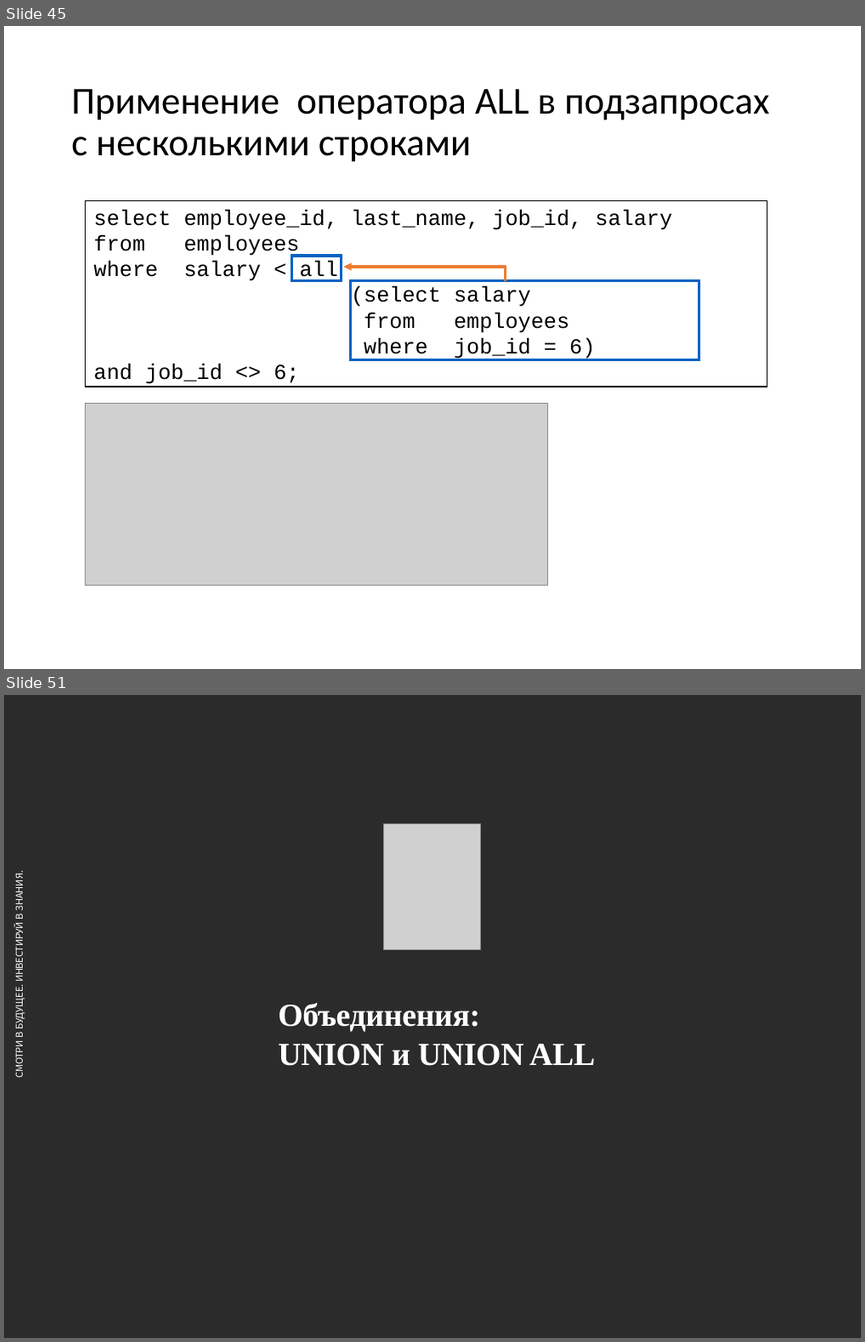
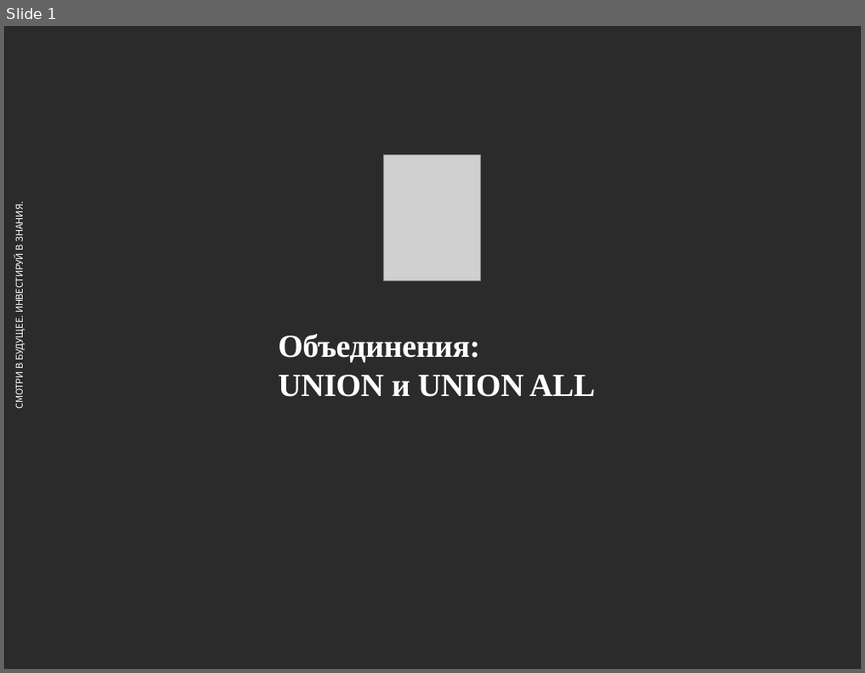
Before and after one commit to andreyzhurlov/ais_postgresql_course_v2, a slide deck: lecture_05/05_UNION_CTE_Группировки_и_Агрегация.pptx. Shown one above the other, each under a label of ours: slides 45 and 51 before the commit, slide 1 after it; the slides between them are not shown. The pictures are 865x1342 and 865x673 pixels, drawn with LibreOffice and Linux fonts; fonts in the diff are those of the drawing; grey boxes stand for pictures; background and template pictures are left out; a plain dark background stands for a picture behind light text. Boxes give left, top, right and bottom in pixels: in the first picture for what was removed or moved away, otherwise in the second. Text is boxed around its words. In the diff, an @@ line names an element or a change of style, - is before the commit and + after.

```diff
--- a/lecture_05/05_UNION_CTE_Группировки_и_Агрегация.pptx
+++ b/lecture_05/05_UNION_CTE_Группировки_и_Агрегация.pptx
@@ slide 45 removed at [4,26,861,669], background #FFFFFF @@
@@ title removed at [71,89,769,162] @@
-Применение оператора ALL в подзапросах с несколькими строками
@@ rectangle removed at [86,201,767,386] @@
-select employee_id, last_name, job_id, salary
-from employees
-where salary < all
-(select salary
-from employees
-where job_id = 6)
-and job_id <> 6;
@@ rectangle removed at [292,256,341,280] @@
@@ freeform shape removed at [343,267,505,280] @@
@@ rectangle removed at [351,281,699,359] @@
@@ picture removed at [86,403,548,585] @@
@@ what was slide 51 is now slide 1 @@
```
Also in this commit, not shown: 49 other slides removed.
